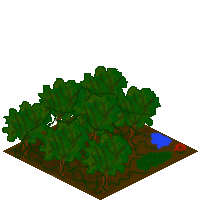
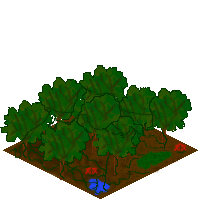
Layer changes from the first (200, 200) image to the second:
added layer "fleur copie" above "fleur" over [84, 166, 99, 179]
painted on "en plus" over [38, 83, 192, 187]
added layer "Calque 4 copie" above "Calque 5 copie" over [93, 115, 143, 176]
added layer "Calque 5 copie" above "Calque 5" over [141, 89, 191, 150]
moved "Calque 6" above "Luminosité/Contraste 1", painted on it over [2, 66, 161, 197]
painted on "Terre" over [0, 65, 198, 200]
